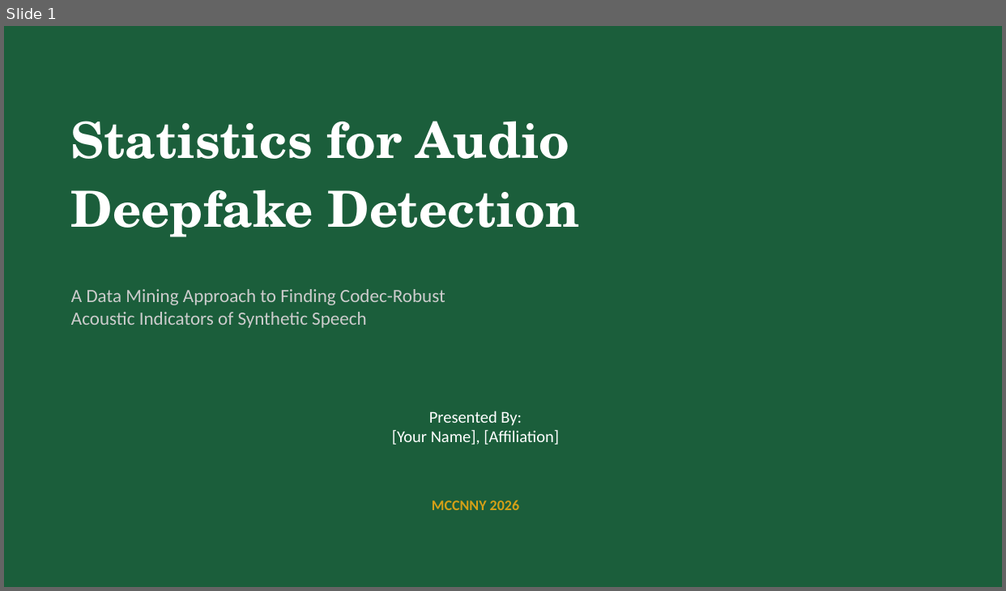
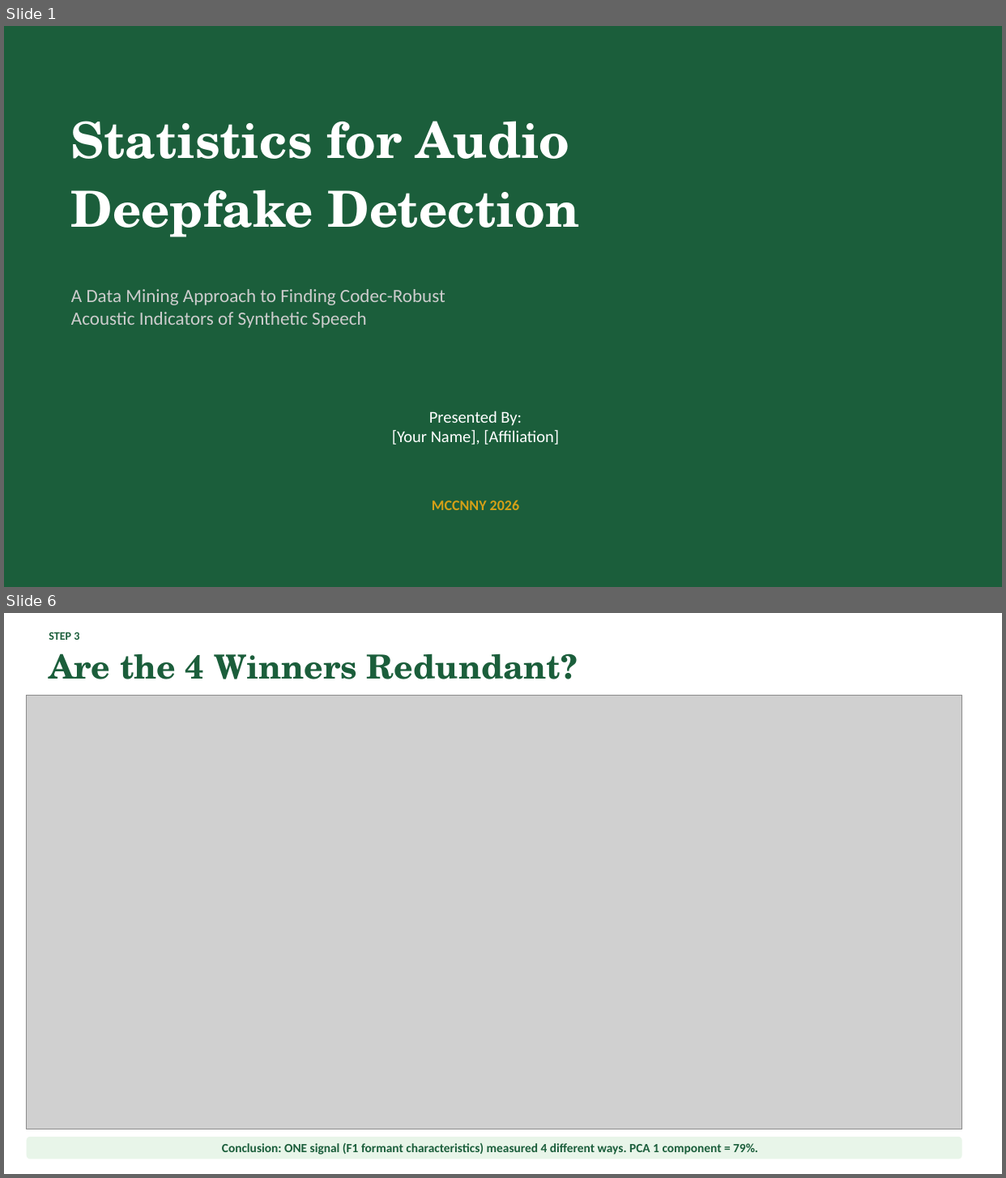
Before and after one commit to Yash-Sukhdeve/stats-audio-deepfake-detection, a slide deck: presentation/MCCNNY_2026_FINAL.pptx. Shown one above the other, each under a label of ours: slide 1 before the commit, slides 1 and 6 after it; the slides between them are not shown. The pictures are 1006x591 and 1006x1178 pixels, drawn with LibreOffice and Linux fonts; fonts in the diff are those of the drawing; grey boxes stand for pictures. Boxes give left, top, right and bottom in pixels: in the first picture for what was removed or moved away, otherwise in the second. Text is boxed around its words. In the diff, an @@ line names an element or a change of style, - is before the commit and + after.

```diff
--- a/presentation/MCCNNY_2026_FINAL.pptx
+++ b/presentation/MCCNNY_2026_FINAL.pptx
@@ slide 6 added at (4, 613, 1002, 1174), background #FFFFFF @@
@@ text added at (49, 632, 79, 640), 11 pt, text #1B5E3B, bold @@
+STEP 3
@@ text added at (49, 653, 577, 679), 32 pt, text #1B5E3B, bold @@
+Are the 4 Winners Redundant?
@@ picture added at (27, 696, 962, 1130) @@
@@ rounded rectangle added at (27, 1137, 962, 1160), fill #E8F5E9 @@
@@ text added at (222, 1144, 758, 1155), 12 pt, text #1B5E3B, bold @@
+Conclusion: ONE signal (F1 formant characteristics) measured 4 different ways. PCA 1 component = 79%.
```
Also in this commit, not shown: 7 slides changed, 3 other slides added, 1 slide removed.
